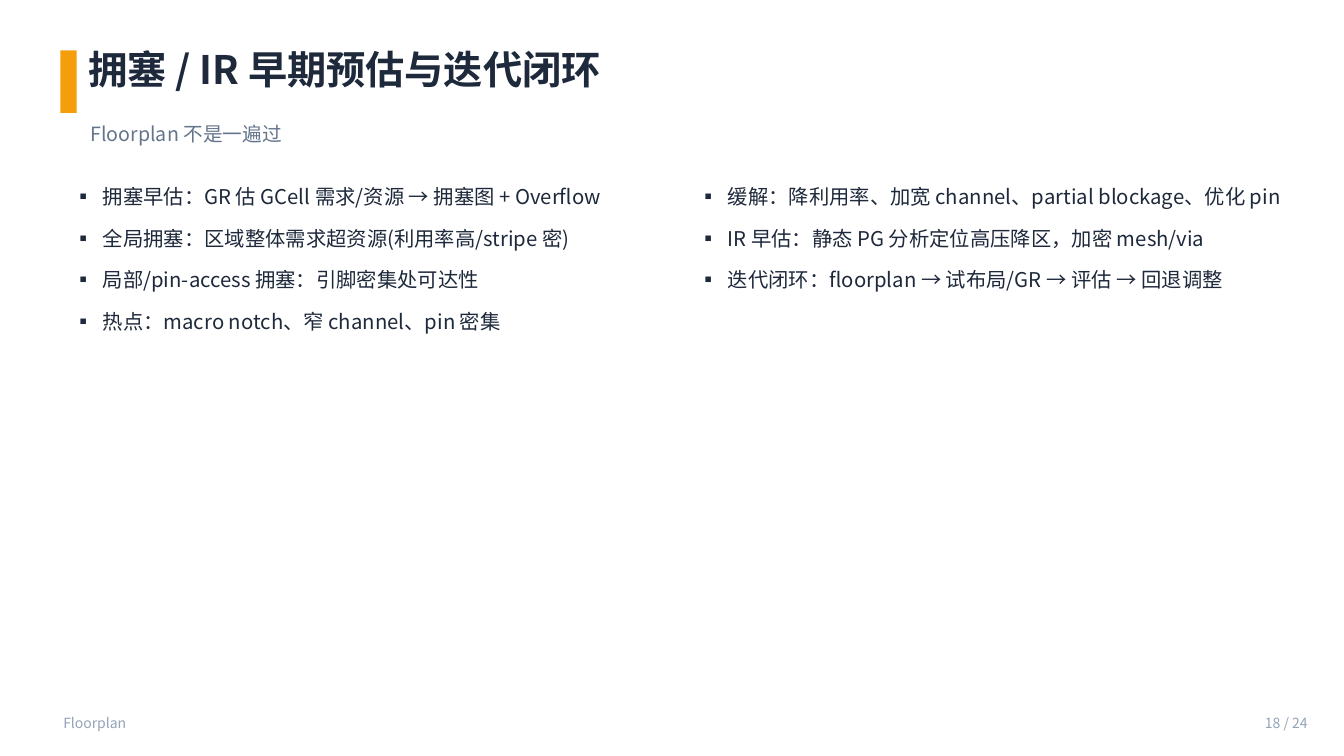
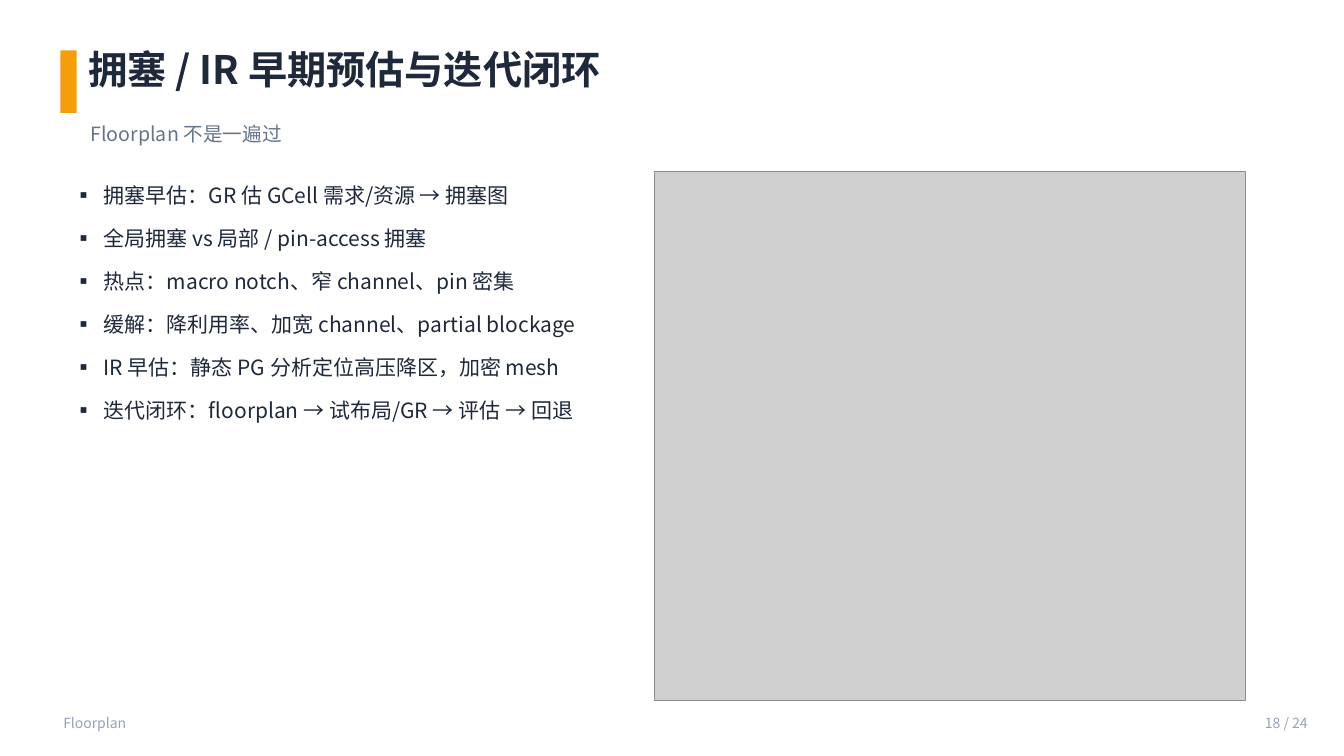
Before and after one commit to JinChengZ18/IC_Learning_Material, a slide deck: slide 18 of IC_Backend_Notes/slides/05_Floorplan.pptx. Drawn at 1344x756 pixels with LibreOffice and Linux fonts; fonts in the diff are those of the drawing; grey boxes stand for pictures. Boxes give left, top, right and bottom in pixels: in the first picture for what was removed or moved away, otherwise in the second. Text is boxed around its words. In the diff, an @@ line names an element or a change of style, - is before the commit and + after.

```diff
--- a/IC_Backend_Notes/slides/05_Floorplan.pptx
+++ b/IC_Backend_Notes/slides/05_Floorplan.pptx
@@ picture added at box(654, 171, 1246, 701) @@
@@ text at box(104, 185, 509, 251): text changed; size 14.5 to 15 pt @@
-▪ 拥塞早估：GR 估 GCell 需求/资源 → 拥塞图 + Overflow
-▪ 全局拥塞：区域整体需求超资源(利用率高/stripe 密)
-▪ 局部/pin-access 拥塞：引脚密集处可达性
+▪ 拥塞早估：GR 估 GCell 需求/资源 → 拥塞图
+▪ 全局拥塞 vs 局部 / pin-access 拥塞
@@ text removed at box(728, 187, 1281, 292) @@
-▪ 缓解：降利用率、加宽 channel、partial blockage、优化 pin
-▪ IR 早估：静态 PG 分析定位高压降区，加密 mesh/via
-▪ 迭代闭环：floorplan → 试布局/GR → 评估 → 回退调整
@@ text at box(104, 271, 515, 294): size 14.5 to 15 pt in "▪ 热点：macro notch、窄 channel、pin 密集"; line spacing 1.2 to 1.15; more space between paragraphs @@
@@ text at box(104, 314, 576, 423): paragraphs added @@
+▪ 缓解：降利用率、加宽 channel、partial blockage
+▪ IR 早估：静态 PG 分析定位高压降区，加密 mesh
+▪ 迭代闭环：floorplan → 试布局/GR → 评估 → 回退
```
Also in this commit, not shown: 2 other slides changed, 25 other files.
